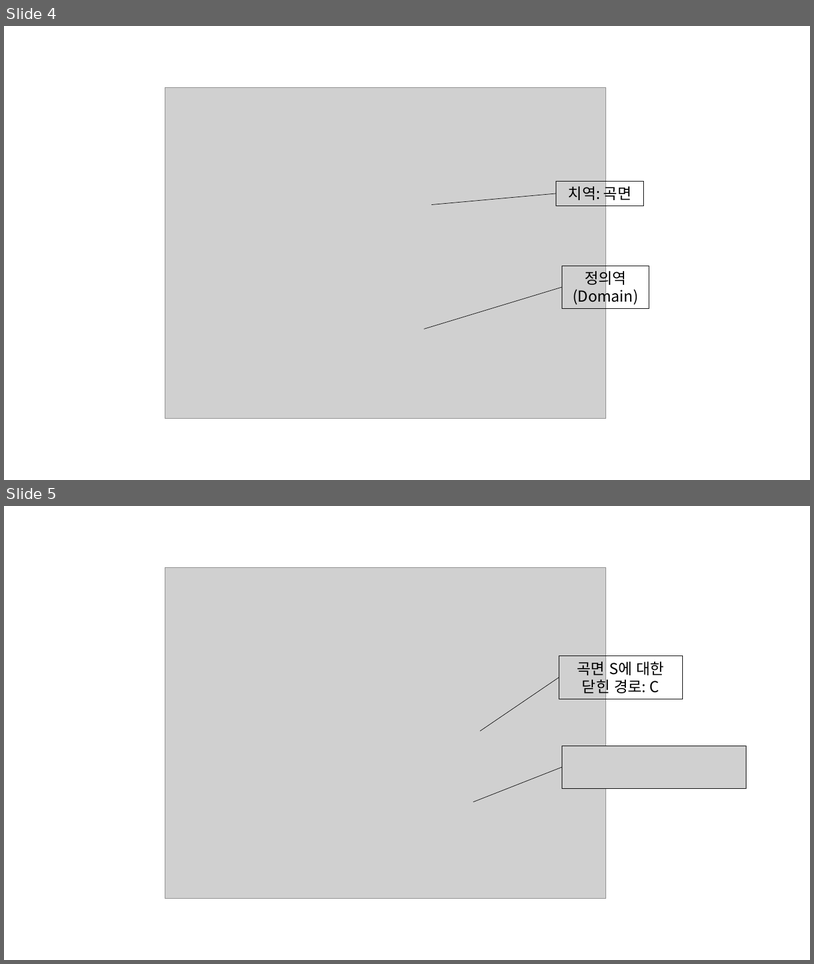
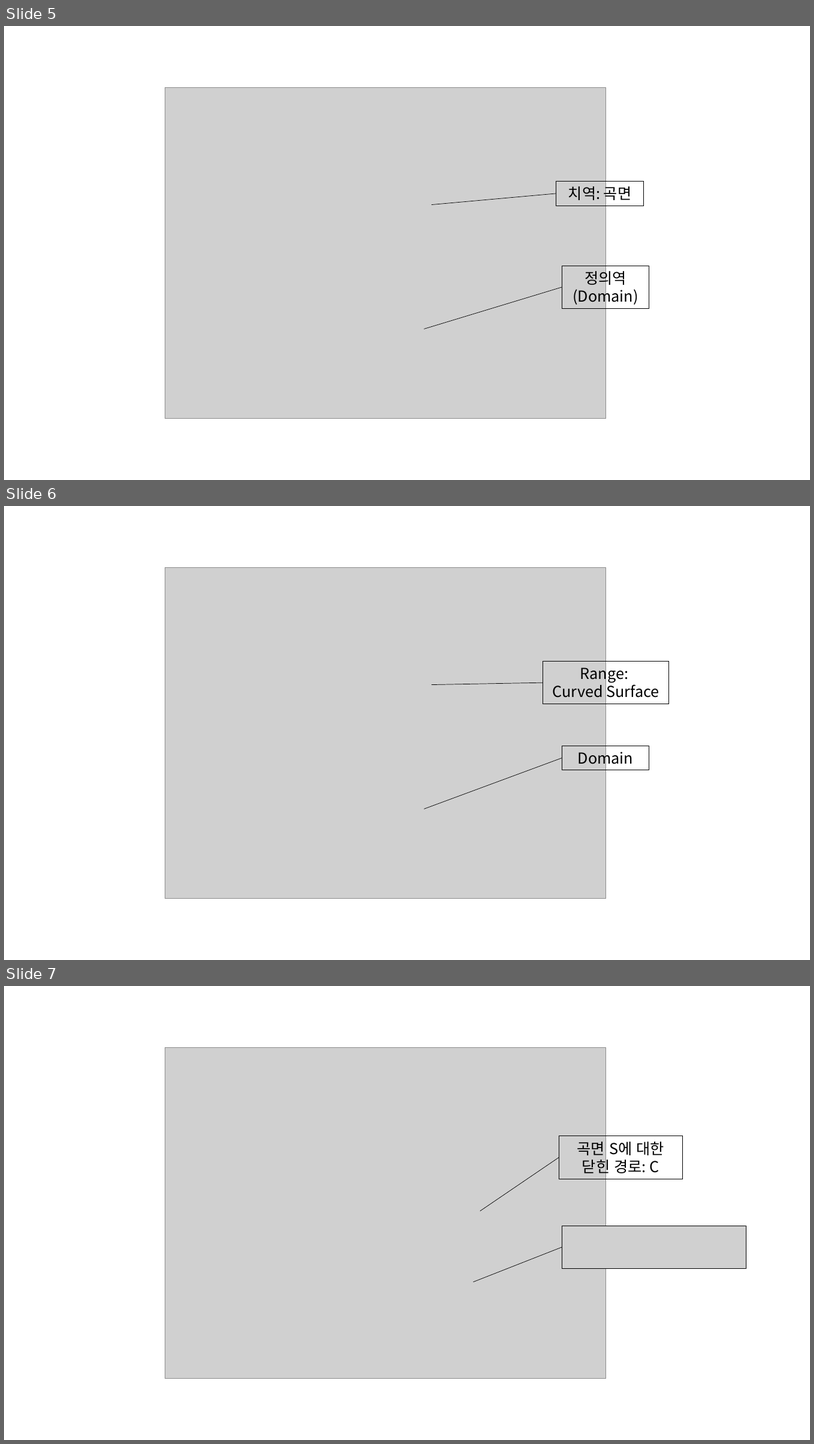
Before and after one commit to answeredbyablemind/answeredbyablemind.github.io, a slide deck: pics/2020-08-22-stokes_theorem/pics.pptx. Shown one above the other, each under a label of ours: slides 4 and 5 before the commit, slides 5, 6 and 7 after it. The pictures are 814x964 and 814x1444 pixels, drawn with LibreOffice and Linux fonts; fonts in the diff are those of the drawing; grey boxes stand for pictures. Boxes give left, top, right and bottom in pixels: in the first picture for what was removed or moved away, otherwise in the second. Text is boxed around its words. In the diff, an @@ line names an element or a change of style, - is before the commit and + after.

```diff
--- a/pics/2020-08-22-stokes_theorem/pics.pptx
+++ b/pics/2020-08-22-stokes_theorem/pics.pptx
@@ slide 6 added at [4,506,810,960], background #FFFFFF @@
@@ picture added at [165,568,606,898] @@
@@ picture added at [356,661,443,708] @@
@@ rectangle added at [543,661,669,705], outline #000000 0.75 pt, 18 pt, text #000000 @@
+Range:
+Curved Surface
@@ line added from (432, 684) to (543, 682), #000000 0.5 pt @@
@@ line added from (425, 808) to (563, 757), #000000 0.5 pt @@
@@ rectangle added at [563,745,650,770], outline #000000 0.75 pt, 18 pt, text #000000 @@
+Domain
@@ picture added at [356,789,443,835] @@
@@ what was slide 4 is now slide 5 @@
@@ what was slide 5 is now slide 7 @@
```
Also in this commit, not shown: 2 other slides added, 9 other files.
